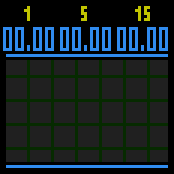
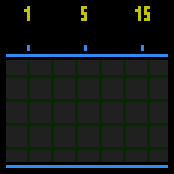
The second (174, 174) image is a revision of the first. Changes to its layers:
painted on "Background" over [left=3, top=27, right=168, bottom=51]
